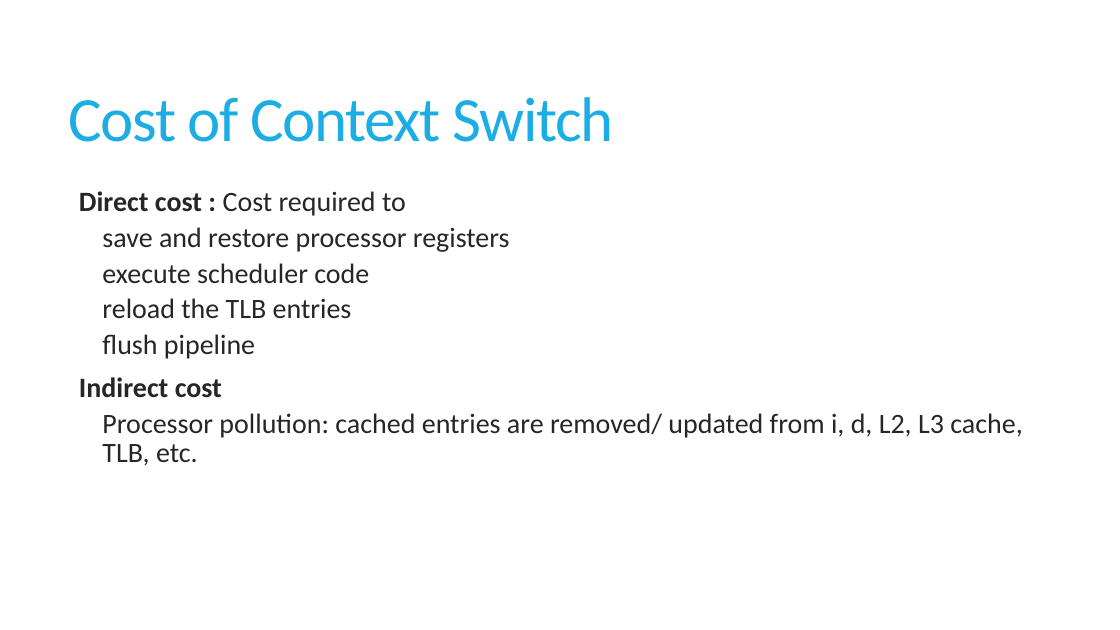
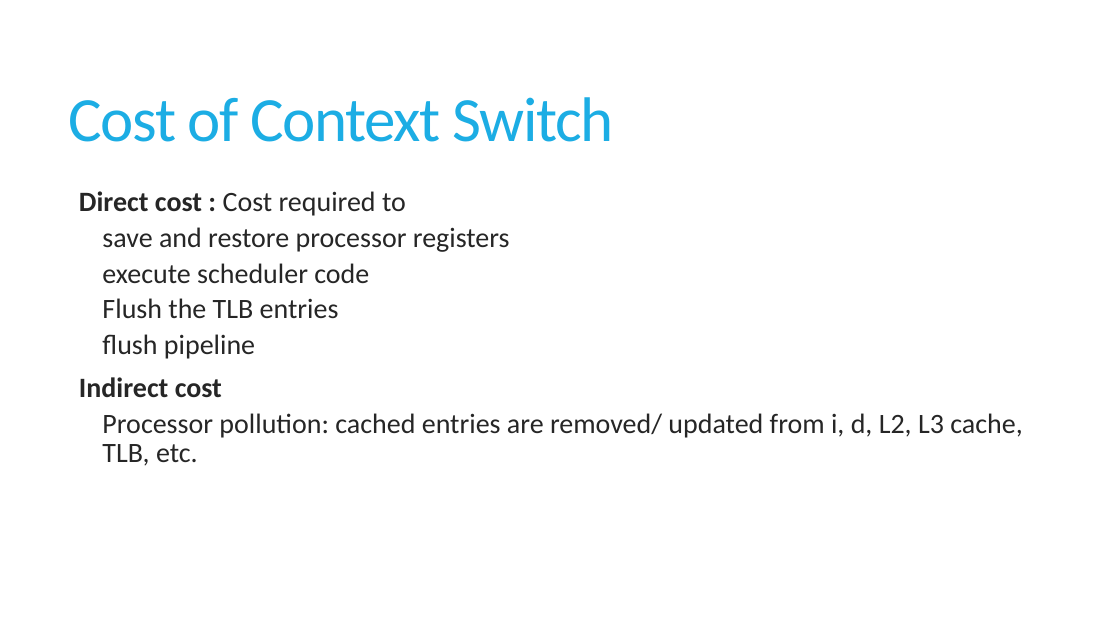
Before and after one commit to sushirol/Isolated-Driver-Domain, a slide deck: slide 15 of doc/presentation/IDDR.pptx (slide 21 before the commit). Drawn at 1120x630 pixels with LibreOffice and Linux fonts; fonts in the diff are those of the drawing. Boxes give left, top, right and bottom in pixels: in the first picture for what was removed or moved away, otherwise in the second. Text is boxed around its words. In the diff, an @@ line names an element or a change of style, - is before the commit and + after.

```diff
--- a/doc/presentation/IDDR.pptx
+++ b/doc/presentation/IDDR.pptx
@@ text at bbox=[102, 298, 339, 318]: text changed @@
-    reload the TLB entries
+    Flush the TLB entries
```
Also in this commit, not shown: 18 other slides changed, 13 slides added, 14 slides removed.
